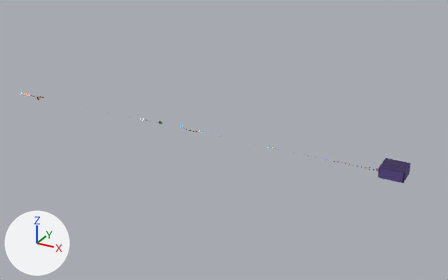
Before and after pictures for a commit that changed the Blender file blender/assets.blend.
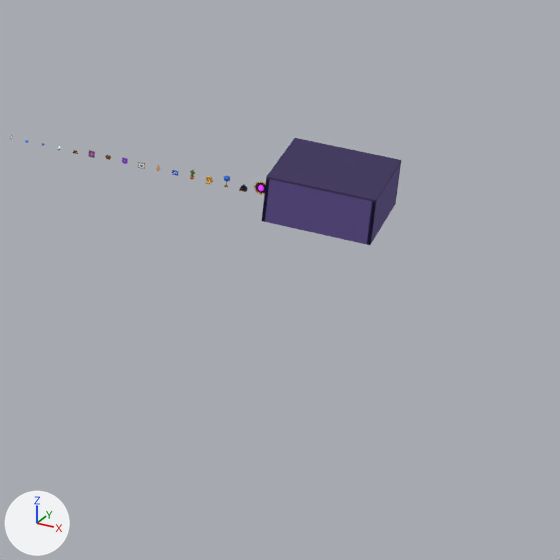
The first picture shows the older version from a camera (50 mm lens) standing at (238.9, -216.9, 107.3) and looking at (116.9, 4.8, -3.6). The close-ups show the older and then the newer version on the part from 71% to 100% of the width and 45% to 92% of the height of that picture. Only the edits that show in the close-ups are written down. The axes (+X, +Y, +Z) are drawn at lower left. The lights are the same throughout.

Objects in the first close-up: 'room_ceiling', 'room_front_wall', 'room_walls' and 1 more.
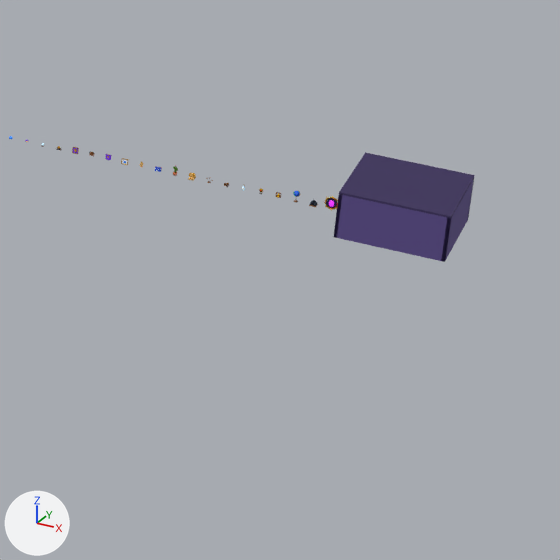
ob_col_sphinx is not drawn itself; it is the parent of ob_col_sphinx_body, ob_col_sphinx_headdress, ob_col_sphinx_eyes.
ob_col_abyss_heart is not drawn itself; it is the parent of ob_col_abyss_heart_velvet, ob_col_abyss_heart_ring, ob_col_abyss_heart_gem, ob_col_abyss_heart_studs, ob_col_abyss_heart_rays.
ob_menu_room is not drawn itself; it is the parent of ob_room_floor_base, ob_room_floor, ob_room_walls, ob_room_front_wall, ob_room_ceiling, ob_room_ceiling_beams, ob_room_wainscot, ob_room_wainscot_panels.

Pixel boxes (x1, y1, x2, y2) of what changed, in the close-ups (560 x 560 px):
'room_ceiling', moved: before (266, 138, 401, 202); after (339, 152, 475, 218)
'room_front_wall', moved: before (262, 179, 376, 245); after (334, 195, 452, 262)
'room_walls', moved: before (262, 163, 401, 245); after (334, 179, 474, 262)
'col_abyss_heart_velvet', moved: before (256, 183, 265, 193); after (326, 198, 337, 208)
'col_abyss_heart_ring', moved: before (254, 181, 266, 194); after (325, 197, 338, 210)
'col_sphinx_body', moved: before (205, 176, 213, 184); after (188, 173, 196, 181)
'col_abyss_heart_gem', moved: before (258, 185, 264, 191); after (329, 200, 334, 207)
'col_sphinx_headdress', moved: before (206, 176, 212, 181); after (189, 172, 195, 177)

Edits to the bpy script that builds the scene:
```text
Change ob_col_sphinx:
    ob_col_sphinx.location: (182.4, 0.0, 0.0) -> (180.8, 0.0, 0.0)
Change ob_col_abyss_heart:
    ob_col_abyss_heart.location: (187.2, 0.0, 0.0) -> (193.6, 0.0, 0.0)
Change ob_menu_room:
    ob_menu_room.location: (193.6, 0.0, 0.0) -> (200.0, 0.0, 0.0)
```
